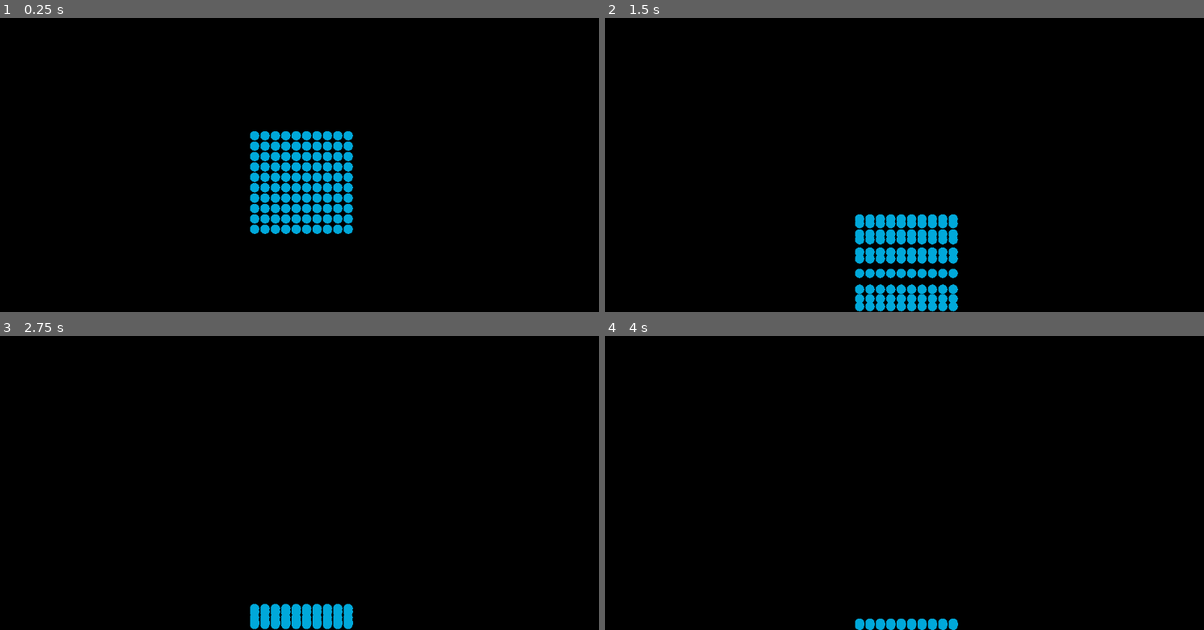
Above: before the commit, frames 1-4 (two rows, left to right).
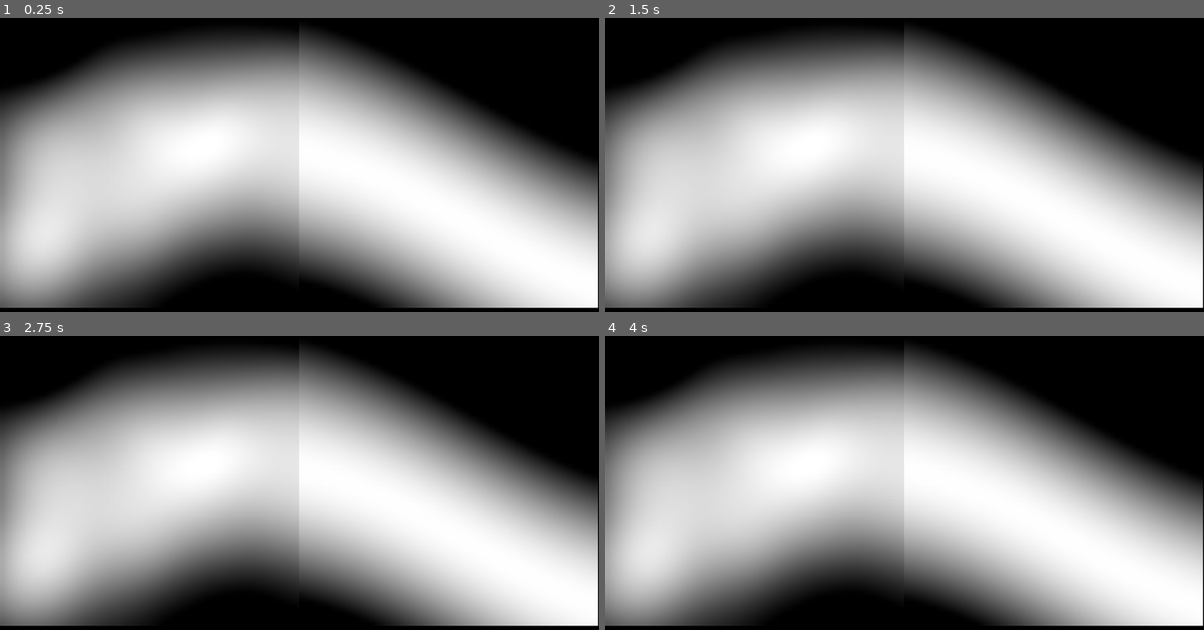
Above: after the commit, the same moments.

Repository: SprawlingStar/FVKEE
Game: Godot game, scene res://main.tscn
The game is run twice, just before and just after one commit, with the same random seed, the same clock (stepped at 60 frames per second) and the same inputs. The project has no main scene, so this scene is started directly.
Inputs:
- Up to frame 1 (0.25 s): no input
- Up to frame 2 (1.5 s): no input
- Up to frame 3 (2.75 s): no input
- Up to frame 4 (4 s): no input

The runs differ from the first frame. In frame 1, 76% of the frame differs, in the area x 0-100%, y 3-99%; in frame 2, 77%, in the area x 0-100%, y 3-100%; in frame 3, 77%; in frame 4, 76%.

Commit message:
density approximation

Diff:
--- a/Engines/DotRenderer.gd
+++ b/Engines/DotRenderer.gd
@@ -11,6 +11,8 @@
 	queue_redraw()
 
 func _draw():
+	if not FinalPack:
+		return
 	var newPack = Datapack.new().clone(FinalPack)
 	while newPack.length() > 0:
 		#MASSIVE INNEFICENCY WITH CLONING REVISIT
--- a/Engines/Simulator.gd
+++ b/Engines/Simulator.gd
@@ -2,6 +2,9 @@
 
 var Pack : Datapack
 var velocityPack : Datapack
+
+
+@export var label : NodePath
 
 func setup():
 	var d = []
@@ -18,6 +21,7 @@
 		velocityPack.change(i,Vector2.DOWN * Settings.gravity * _delta)
 		Pack.change(i,velocityPack.retrieve(i) * _delta)
 		ResolveCollisions(i)
+	get_node(label).text = "Density: " + str(densityAtPoint(Settings.Bounds / 2))
 
 func ResolveCollisions(index) -> void:
 	var HalfBounds : Vector2 = Settings.Bounds /2 - Vector2.ONE * Settings.particleRadius #account for particle sizes
@@ -31,3 +35,19 @@
 	pos += Settings.Bounds/2
 	Pack.put(index,pos)
 	#conform to bounds
+
+func SmoothingFunction(radius : float, distance : float) -> float:
+	var volume = PI * pow(Settings.smoothingRadius,8) / 4
+	var value : float = max(0, radius*radius - distance * distance)
+	return value * value * value / volume
+
+func densityAtPoint(point : Vector2) -> float:
+	var density = 0.0
+
+	for i in range(Pack.length()):
+		var pos : Vector2 = Pack.retrieve(i)
+		var dst := (pos-point).length()
+		var influence := SmoothingFunction(Settings.smoothingRadius,dst)
+		density += Settings.ParticleMass * influence
+
+	return density
--- /dev/null
+++ b/FunctionPlot.gd
@@ -0,0 +1,47 @@
+extends Sprite2D
+
+var Settings : Settings
+var data
+# Called when the node enters the scene tree for the first time.
+func updateImage(pack: Datapack, densityPack : Datapack):
+	var dynImage = Image.create(115,64,false,Image.FORMAT_RGBA8)
+
+	for i in range(115):
+		for j in range(64):
+			var value = calculateProperty(pack,Vector2(i,j),densityPack)
+			#var value =  exampleFunction(Vector2(i,j) / Vector2(115,64) *4)
+			#print(value)
+			print((i*j) / (115*64))
+			dynImage.set_pixel(i,j,Color(value,value,value))
+
+	self.texture = ImageTexture.create_from_image(dynImage)
+
+func SmoothingFunction(radius : float, distance : float) -> float:
+	var volume = PI * pow(Settings.smoothingRadius,8) / 4
+	var value : float = max(0, radius*radius - distance * distance)
+	return value * value * value / volume
+
+func calculateProperty(pack : Datapack, point: Vector2,densityPack):
+	var property = 0.0
+	for i in range(pack.length()):
+		var dst = (pack.retrieve(i) - point).length()
+		var influence = SmoothingFunction(Settings.smoothingRadius,dst)
+		var density = densityPack.retrieve(i)
+		property += data[i] * influence * Settings.ParticleMass / density
+
+	return property
+
+
+func densityAtPoint(point : Vector2, Pack) -> float:
+	var density = 0.0
+
+	for i in range(Pack.length()):
+		var pos : Vector2 = Pack.retrieve(i)
+		var dst := (pos-point).length()
+		var influence := SmoothingFunction(Settings.smoothingRadius,dst)
+		density += Settings.ParticleMass * influence
+
+	return density
+
+func exampleFunction(pos : Vector2):
+	return cos(pos.y -3 + sin(pos.x))
--- /dev/null
+++ b/FunctionPlot2.gd
@@ -0,0 +1,32 @@
+extends Sprite2D
+
+var Settings : Settings
+var data
+# Called when the node enters the scene tree for the first time.
+func _ready():
+	var dynImage = Image.create(115,64,false,Image.FORMAT_RGBA8)
+
+	for i in range(115):
+		for j in range(64):
+			#var value = calculateProperty(pack,Vector2(i,j)) * 100
+			var value =  exampleFunction(Vector2(i,j) / Vector2(115,64) *4)
+			dynImage.set_pixel(i,j,Color(value,value,value))
+
+	self.texture = ImageTexture.create_from_image(dynImage)
+
+func SmoothingFunction(radius : float, distance : float) -> float:
+	var volume = PI * pow(Settings.smoothingRadius,8) / 4
+	var value : float = max(0, radius*radius - distance * distance)
+	return value * value * value / volume
+
+func calculateProperty(pack : Datapack, point: Vector2):
+	var property = 0.0
+	for i in range(pack.length()):
+		var dst = (pack.retrieve(i) - point).length()
+		var influence = SmoothingFunction(Settings.smoothingRadius,dst)
+		property += data[i] * influence * Settings.ParticleMass
+
+	return property
+
+func exampleFunction(pos : Vector2):
+	return cos(pos.y -3 + sin(pos.x))
--- a/Settings.gd
+++ b/Settings.gd
@@ -13,3 +13,5 @@
 @export_range(-10,10,0.1) var gravity = 9.8
 @export var Bounds : Vector2 = Vector2(1152,648)
 @export_range(0,1,0.01) var collisionDamping = 0.7
+@export var ParticleMass := 1.0
+@export var smoothingRadius : float = 0.5
--- /dev/null
+++ b/cutoff.gdshader
@@ -0,0 +1,14 @@
+shader_type canvas_item;
+
+
+void fragment() {
+	if (UV.x < 0.5)
+	{
+		COLOR.a = 0.0;
+	}
+}
+
+//void light() {
+	// Called for every pixel for every light affecting the CanvasItem.
+	// Uncomment to replace the default light processing function with this one.
+//}
--- a/main.gd
+++ b/main.gd
@@ -4,14 +4,17 @@
 @onready var settings = $Settings
 # Called when the node enters the scene tree for the first time.
 func _ready():
+	densityTest()
+
 	#dataPackTest()
 	#rendererTest()
-	engineSetup()
+	#ngineSetup()
 
 func _process(delta):
-	for child in get_children():
-		if child is EEngine:
-			child.update(delta)
+	pass
+	#for child in get_children():
+	#	if child is EEngine:
+	#		child.update(delta)
 
 
 func engineSetup() -> void:
@@ -29,6 +32,24 @@
 			data.append(Vector2(i*settings.particleSpacing,j*settings.particleSpacing) + settings.Bounds / 2 * 0.85)
 	return Datapack.new().create(data)
 
+
+func densityTest() -> void:
+	var data = []
+	seed(0)
+	for i in range(400):
+		data.append(Vector2(randf() * 115, randf() * 64))
+	var pack = Datapack.new().create(data)
+	$Simulator.Settings = settings
+	$FunctionPlot.Settings = settings
+	$Simulator.setPack(pack)
+	var densityData = []
+	var densityPack = []
+	for i in range(400):
+		densityData.append($FunctionPlot.exampleFunction(pack.retrieve(i) / Vector2(115,64) * 4))
+		densityPack.append($FunctionPlot.densityAtPoint(pack.retrieve(i),pack))
+	$FunctionPlot.data = densityData
+	$FunctionPlot.updateImage(pack,Datapack.new().create(densityPack))
+	$FunctionPlot.queue_redraw()
 
 func rendererUpdateTest() -> void:
 	var pack = renderer.FinalPack
--- a/main.tscn
+++ b/main.tscn
@@ -1,9 +1,15 @@
-[gd_scene load_steps=5 format=3 uid="uid://dpn6skv3s7boo"]
+[gd_scene load_steps=9 format=3 uid="uid://dpn6skv3s7boo"]
 
 [ext_resource type="Script" path="res://main.gd" id="1_nkfdi"]
 [ext_resource type="Script" path="res://Settings.gd" id="2_uewab"]
 [ext_resource type="Script" path="res://Engines/DotRenderer.gd" id="3_hvjvq"]
 [ext_resource type="Script" path="res://Engines/Simulator.gd" id="3_k1yaj"]
+[ext_resource type="Script" path="res://FunctionPlot.gd" id="5_kgtoq"]
+[ext_resource type="Shader" path="res://cutoff.gdshader" id="6_il8xw"]
+[ext_resource type="Script" path="res://FunctionPlot2.gd" id="6_xir14"]
+
+[sub_resource type="ShaderMaterial" id="ShaderMaterial_pn2hf"]
+shader = ExtResource("6_il8xw")
 
 [node name="Main" type="Node2D"]
 script = ExtResource("1_nkfdi")
@@ -13,10 +19,27 @@
 particleRadius = 9
 particleBaseColor = Color(0, 0.658824, 0.854902, 1)
 particleSpacing = 20
-gravity = 10.0
+gravity = 0.0
+smoothingRadius = 20.0
 
 [node name="Simulator" type="Node2D" parent="."]
 script = ExtResource("3_k1yaj")
+label = NodePath("../DensityLabel")
 
 [node name="Renderer" type="Node2D" parent="."]
 script = ExtResource("3_hvjvq")
+
+[node name="DensityLabel" type="RichTextLabel" parent="."]
+offset_right = 232.0
+offset_bottom = 40.0
+
+[node name="FunctionPlot" type="Sprite2D" parent="."]
+scale = Vector2(10, 10)
+centered = false
+script = ExtResource("5_kgtoq")
+
+[node name="FunctionPlot2" type="Sprite2D" parent="."]
+material = SubResource("ShaderMaterial_pn2hf")
+scale = Vector2(10, 10)
+centered = false
+script = ExtResource("6_xir14")
